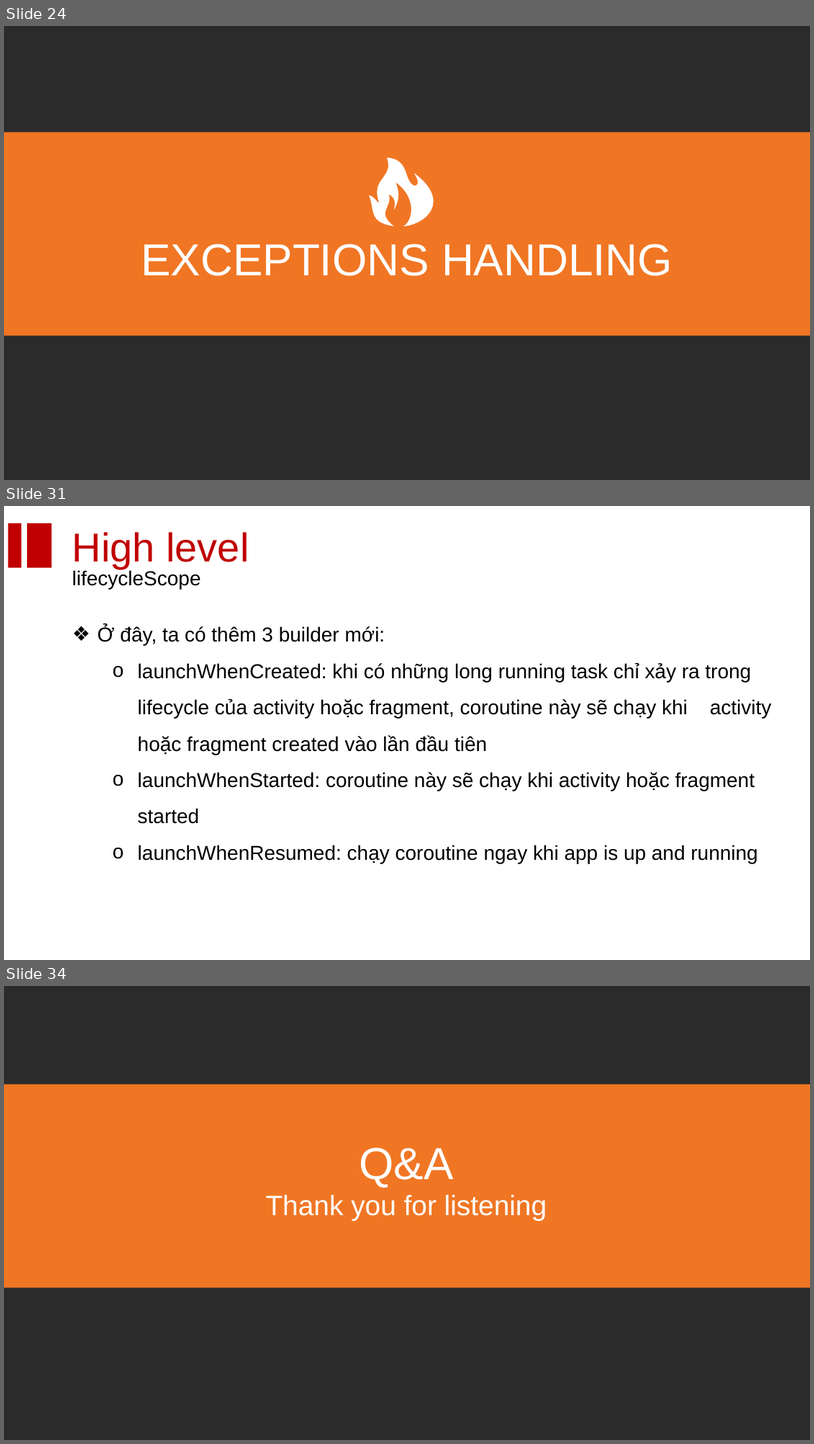
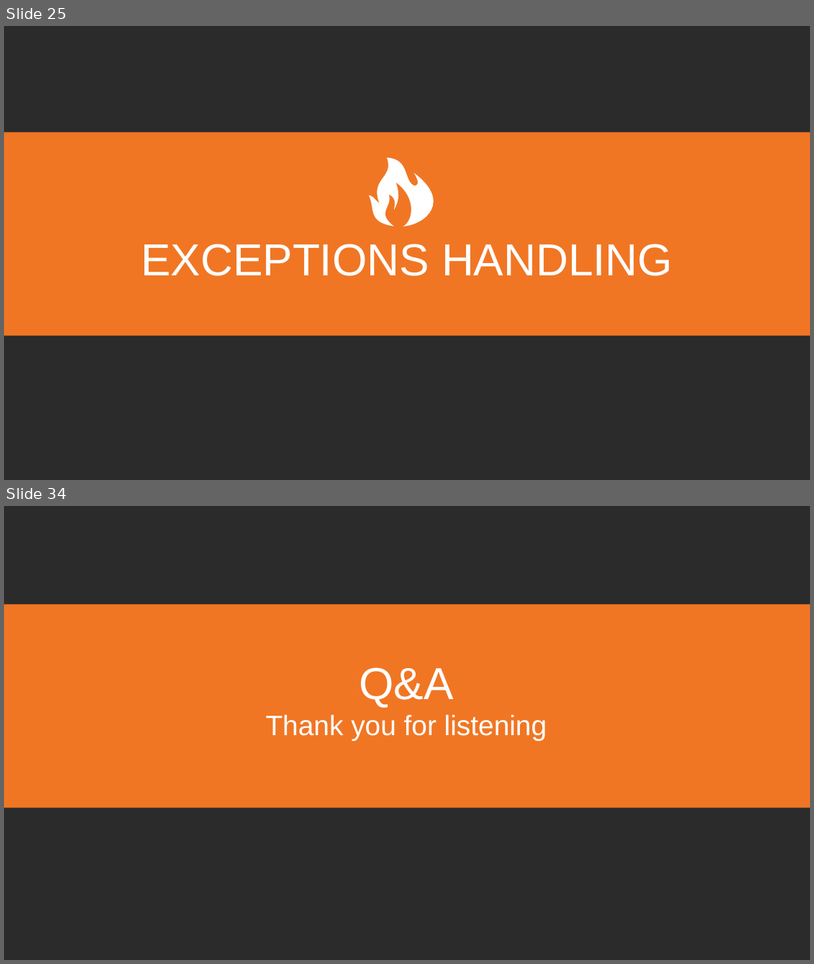
Before and after one commit to homanad/KotlinCoroutines, a slide deck: Coroutine.pptx. Shown one above the other, each under a label of ours: slides 24, 31 and 34 before the commit, slides 25 and 34 after it; the slides between them are not shown. The pictures are 814x1444 and 814x964 pixels, drawn with LibreOffice and Linux fonts; fonts in the diff are those of the drawing; background and template pictures are left out; a plain dark background stands for a picture behind light text. Boxes give left, top, right and bottom in pixels: in the first picture for what was removed or moved away, otherwise in the second. Text is boxed around its words. In the diff, an @@ line names an element or a change of style, - is before the commit and + after.

```diff
--- a/Coroutine.pptx
+++ b/Coroutine.pptx
@@ slide 31 removed at [4, 506, 810, 960], background picture (left out) @@
@@ rectangle removed at [8, 524, 22, 568] @@
@@ rectangle removed at [27, 523, 52, 568] @@
@@ text removed at [72, 532, 249, 568] @@
-High level
@@ text removed at [72, 569, 201, 589] @@
-lifecycleScope
@@ text removed at [98, 626, 772, 863] @@
-❖ Ở đây, ta có thêm 3 builder mới:
-  o launchWhenCreated: khi có những long running task chỉ xảy ra trong lifecycle của activity hoặc fragment, coroutine này sẽ chạy khi activity hoặc fragment created vào lần đầu tiên
-  o launchWhenStarted: coroutine này sẽ chạy khi activity hoặc fragment started
-  o launchWhenResumed: chạy coroutine ngay khi app is up and running
@@ what was slide 24 is now slide 25 @@
```
Also in this commit, not shown: 16 slides changed, 14 slides added, 13 other slides removed.
